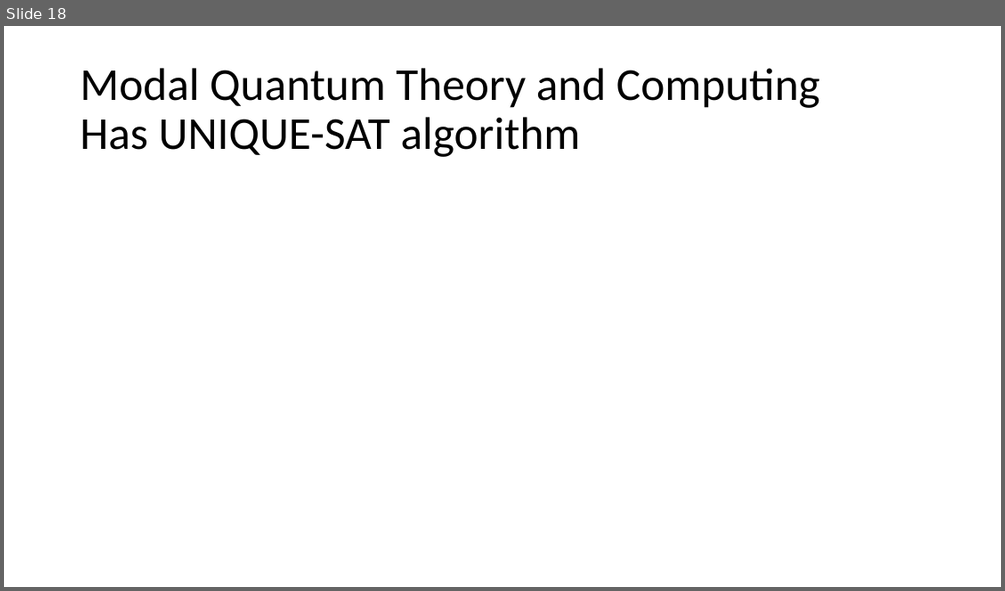
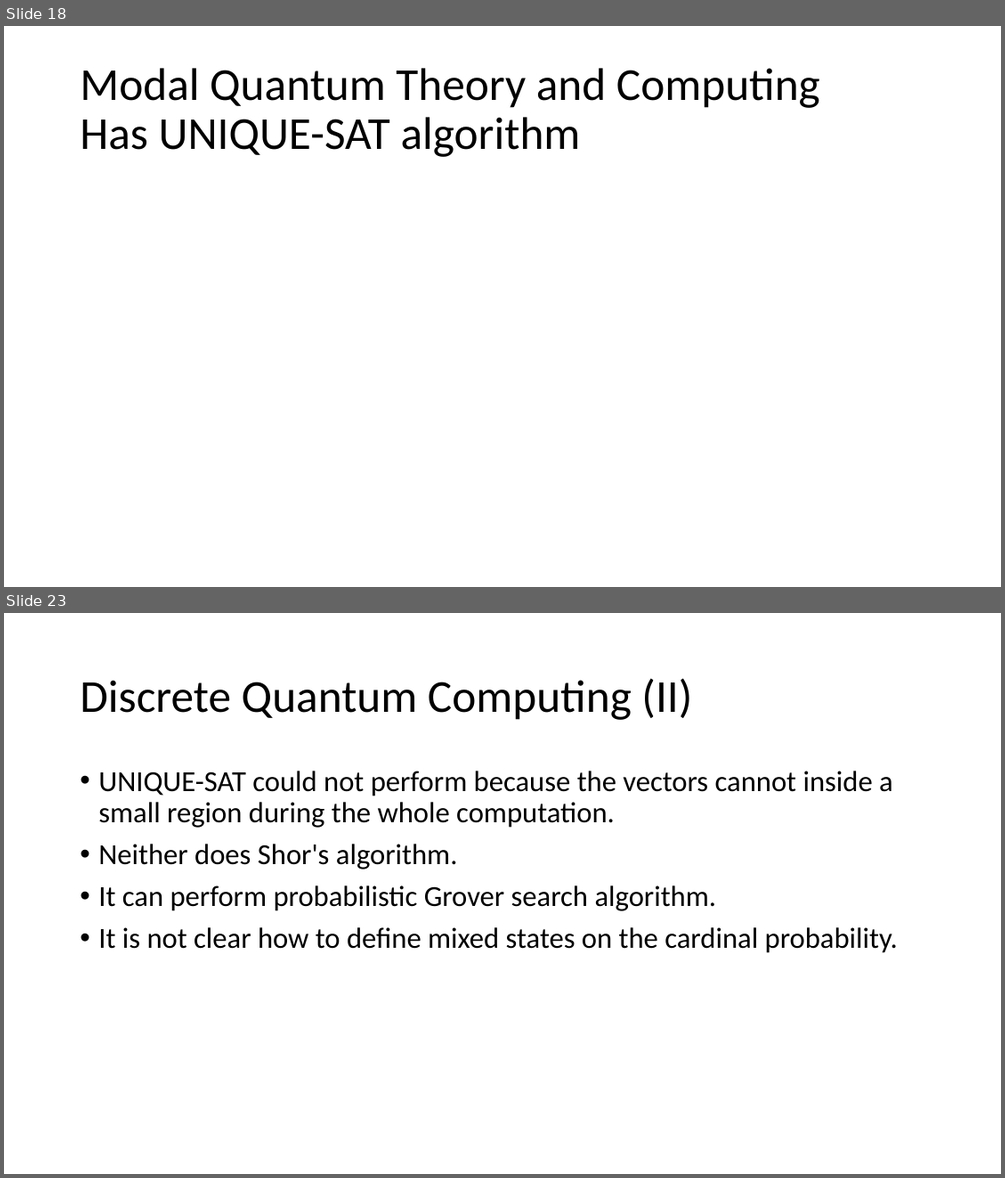
Before and after one commit to yuttai/Contextuality-and-Nonlocality-in-Discrete-Quantum-Theory, a slide deck: defense.pptx. Shown one above the other, each under a label of ours: slide 18 before the commit, slides 18 and 23 after it; the slides between them are not shown. The pictures are 1005x591 and 1005x1178 pixels, drawn with LibreOffice and Linux fonts; fonts in the diff are those of the drawing; grey boxes stand for pictures. Boxes give left, top, right and bottom in pixels: in the first picture for what was removed or moved away, otherwise in the second. Text is boxed around its words. In the diff, an @@ line names an element or a change of style, - is before the commit and + after.

```diff
--- a/defense.pptx
+++ b/defense.pptx
@@ slide 23 added at [4,613,1001,1174], background #FFFFFF @@
@@ title added at [80,678,692,720], 44 pt, text #000000 @@
+Discrete Quantum Computing (II)
@@ text added at [98,771,898,953], 28 pt, text #000000 @@
+• UNIQUE-SAT could not perform because the vectors cannot inside a small region during the whole computation.
+• Neither does Shor's algorithm.
+• It can perform probabilistic Grover search algorithm.
+• It is not clear how to define mixed states on the cardinal probability.
```
Also in this commit, not shown: 3 slides changed, 4 other slides added, 3 other files.
